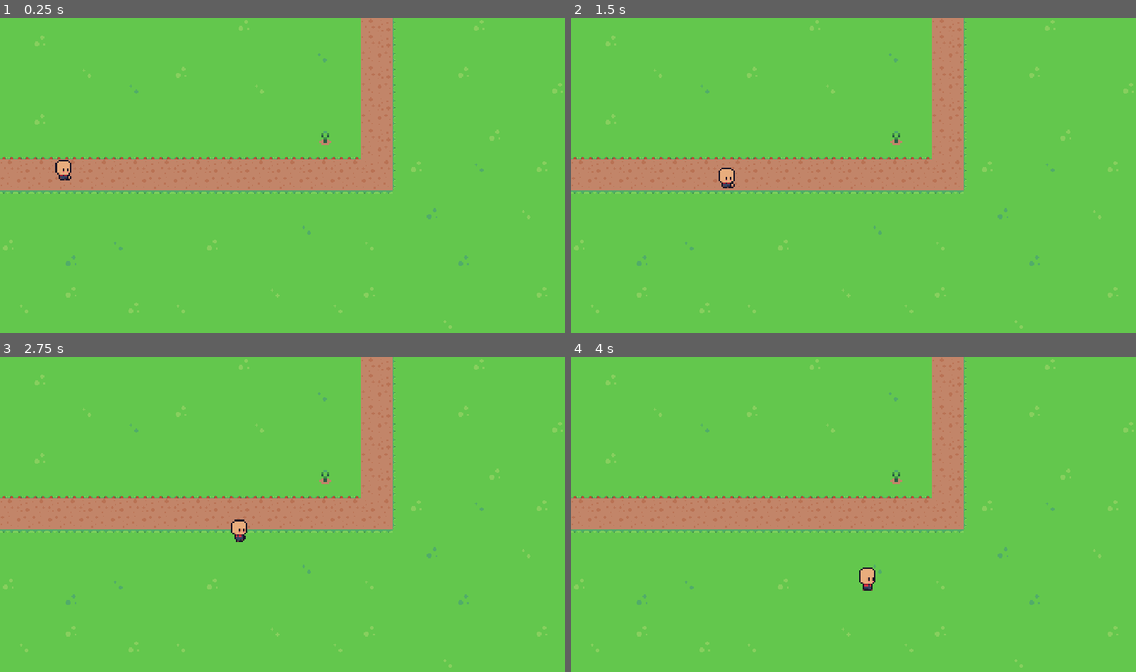
Above: before the commit, frames 1-4 (two rows, left to right).
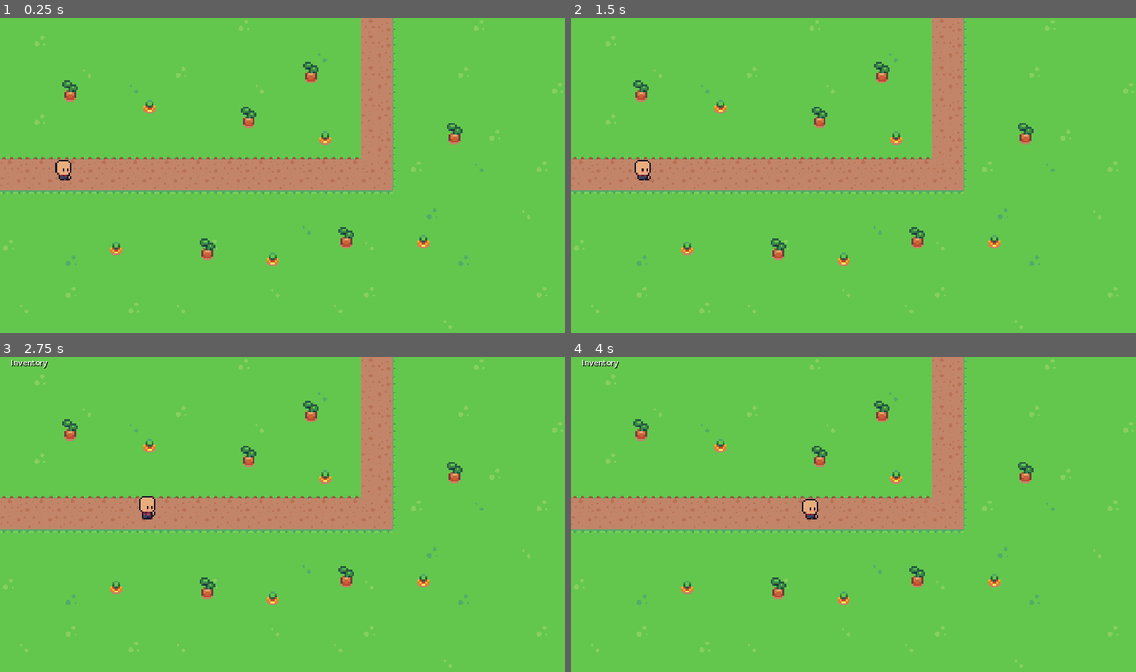
Above: after the commit, the same moments.

Repository: egreenfield323/automation-game
Game: Godot game, scene res://scenes/main.tscn
The game is run twice, just before and just after one commit, with the same random seed, the same clock (stepped at 60 frames per second) and the same inputs.
Inputs (mouse positions are in pixels of both pictures, inside the frame that each line leads up to):
- Up to frame 1 (0.25 s): no input
- Up to frame 2 (1.5 s): tap Enter at 0.5 s; move the mouse to (977, 159) at 0.52 s; tap E at 0.6, 1.35 s; click (977, 159) at 0.67 s; move the mouse to (740, 191) at 1.27 s; click (740, 191) at 1.42 s
- Up to frame 3 (2.75 s): move the mouse to (339, 445) at 2.02 s; tap E at 2.1 s; click (339, 445) at 2.17 s
- Up to frame 4 (4 s): move the mouse to (825, 580) at 2.77 s; tap E at 2.85, 3.6 s; click (825, 580) at 2.92 s; move the mouse to (1023, 564) at 3.52 s; click (1023, 564) at 3.67 s

The runs differ from the first frame. In frame 1, 1.0% of the frame differs, in the area x 11-82%, y 13-79%; in frame 2, 1.3%; in frame 3, 1.5%, in the area x 2-82%, y 0-79%; in frame 4, 1.5%.

Commit message:
add an inventory system

Diff:
--- a/project/factory-automation-game/scenes/carrot.tscn
+++ b/project/factory-automation-game/scenes/carrot.tscn
@@ -1,14 +1,16 @@
-[gd_scene load_steps=4 format=3 uid="uid://b07bjl6jx4lr2"]
+[gd_scene load_steps=5 format=3 uid="uid://b07bjl6jx4lr2"]
 
-[ext_resource type="Script" path="res://scripts/tree.gd" id="1_bexaa"]
-[ext_resource type="Texture2D" uid="uid://dlq7hvipv5aew" path="res://assets/Elements/Crops/carrot_01.png" id="1_i6577"]
+[ext_resource type="Script" path="res://scripts/carrot.gd" id="1_bexaa"]
+[ext_resource type="Texture2D" uid="uid://drrxnom1f3c8l" path="res://assets/UI/Item Images/carrot.png" id="2_h4drq"]
+[ext_resource type="Texture2D" uid="uid://cgbrrt3q4unl3" path="res://assets/Elements/Crops/carrot_02.png" id="3_u2our"]
 
 [sub_resource type="CapsuleShape2D" id="CapsuleShape2D_pgqft"]
 radius = 6.0
 height = 12.0
 
-[node name="tree" type="Node2D"]
+[node name="carrot" type="Node2D"]
 script = ExtResource("1_bexaa")
+image = ExtResource("2_h4drq")
 
 [node name="Area2D" type="Area2D" parent="."]
 scale = Vector2(4, 4)
@@ -18,6 +20,6 @@
 shape = SubResource("CapsuleShape2D_pgqft")
 
 [node name="Sprite2D" type="Sprite2D" parent="Area2D"]
-texture = ExtResource("1_i6577")
+texture = ExtResource("3_u2our")
 
 [connection signal="body_entered" from="Area2D" to="." method="_on_area_2d_body_entered"]
--- /dev/null
+++ b/project/factory-automation-game/scenes/inventory.gd
@@ -0,0 +1,11 @@
+extends Node2D
+
+
+# Called when the node enters the scene tree for the first time.
+func _ready() -> void:
+	pass # Replace with function body.
+
+
+# Called every frame. 'delta' is the elapsed time since the previous frame.
+func _process(delta: float) -> void:
+	pass
--- /dev/null
+++ b/project/factory-automation-game/scenes/inventory.tscn
@@ -0,0 +1,18 @@
+[gd_scene load_steps=2 format=3 uid="uid://ctd1n6djyccyb"]
+
+[ext_resource type="Script" path="res://scripts/inventory.gd" id="1_2n7nf"]
+
+[node name="inventory" type="Node2D"]
+script = ExtResource("1_2n7nf")
+
+[node name="VBoxContainer" type="VBoxContainer" parent="."]
+offset_left = 22.0
+offset_right = 97.0
+offset_bottom = 40.0
+
+[node name="Label" type="Label" parent="VBoxContainer"]
+layout_mode = 2
+theme_override_colors/font_shadow_color = Color(0, 0, 0, 1)
+text = "Inventory"
+horizontal_alignment = 1
+vertical_alignment = 1
--- a/project/factory-automation-game/scenes/main.tscn
+++ b/project/factory-automation-game/scenes/main.tscn
@@ -1,8 +1,12 @@
-[gd_scene load_steps=6 format=4 uid="uid://y4e32s3ekob6"]
+[gd_scene load_steps=10 format=4 uid="uid://y4e32s3ekob6"]
 
 [ext_resource type="Texture2D" uid="uid://dahd2attd7xnh" path="res://assets/Tileset/spr_tileset_sunnysideworld_16px.png" id="1_j5l3w"]
 [ext_resource type="PackedScene" uid="uid://14tx423vtq1a" path="res://scenes/character.tscn" id="2_or1ic"]
 [ext_resource type="PackedScene" uid="uid://b07bjl6jx4lr2" path="res://scenes/carrot.tscn" id="3_jjdwi"]
+[ext_resource type="PackedScene" uid="uid://ctd1n6djyccyb" path="res://scenes/inventory.tscn" id="4_3yd7a"]
+[ext_resource type="Script" path="res://scripts/items.gd" id="5_bpiaf"]
+[ext_resource type="PackedScene" uid="uid://u22ylldnhnbl" path="res://scenes/potato.tscn" id="6_52h10"]
+[ext_resource type="Texture2D" uid="uid://cxan02lvp4wl8" path="res://assets/Elements/Crops/potato_05.png" id="7_r77l4"]
 
 [sub_resource type="TileSetAtlasSource" id="TileSetAtlasSource_rk0m0"]
 texture = ExtResource("1_j5l3w")
@@ -1757,8 +1761,51 @@
 tile_map_data = PackedByteArray("AAAAAAAAAAACAAEAAAABAAAAAAACAAEAAAACAAAAAAACAAEAAAADAAAAAAACAAEAAAAEAAAAAAACAAEAAAAFAA …(12016 unchanged characters)…
 tile_set = SubResource("TileSet_aih7b")
 
-[node name="CharacterBody2D" parent="." instance=ExtResource("2_or1ic")]
+[node name="Player" parent="." instance=ExtResource("2_or1ic")]
+
+[node name="inventory" parent="." instance=ExtResource("4_3yd7a")]
+visible = false
+
+[node name="items" type="Node2D" parent="."]
+script = ExtResource("5_bpiaf")
 carrot = ExtResource("3_jjdwi")
+potato = ExtResource("6_52h10")
 
-[node name="carrot" parent="." instance=ExtResource("3_jjdwi")]
+[node name="carrot" parent="items" instance=ExtResource("3_jjdwi")]
 position = Vector2(663, 245)
+
+[node name="carrot2" parent="items" instance=ExtResource("3_jjdwi")]
+position = Vector2(556, 492)
+
+[node name="carrot3" parent="items" instance=ExtResource("3_jjdwi")]
+position = Vector2(305, 181)
+
+[node name="carrot4" parent="items" instance=ExtResource("3_jjdwi")]
+position = Vector2(237, 470)
+
+[node name="carrot5" parent="items" instance=ExtResource("3_jjdwi")]
+position = Vector2(863, 456)
+
+[node name="potato" parent="items" instance=ExtResource("6_52h10")]
+position = Vector2(423, 472)
+image = ExtResource("7_r77l4")
+
+[node name="potato2" parent="items" instance=ExtResource("6_52h10")]
+position = Vector2(507, 203)
+image = ExtResource("7_r77l4")
+
+[node name="potato3" parent="items" instance=ExtResource("6_52h10")]
+position = Vector2(706, 448)
+image = ExtResource("7_r77l4")
+
+[node name="potato4" parent="items" instance=ExtResource("6_52h10")]
+position = Vector2(927, 236)
+image = ExtResource("7_r77l4")
+
+[node name="potato5" parent="items" instance=ExtResource("6_52h10")]
+position = Vector2(634, 111)
+image = ExtResource("7_r77l4")
+
+[node name="potato6" parent="items" instance=ExtResource("6_52h10")]
+position = Vector2(143, 149)
+image = ExtResource("7_r77l4")
--- /dev/null
+++ b/project/factory-automation-game/scenes/potato.tscn
@@ -0,0 +1,25 @@
+[gd_scene load_steps=5 format=3 uid="uid://u22ylldnhnbl"]
+
+[ext_resource type="Script" path="res://scripts/potato.gd" id="1_bmvi2"]
+[ext_resource type="Texture2D" uid="uid://cxan02lvp4wl8" path="res://assets/Elements/Crops/potato_05.png" id="2_64dnh"]
+[ext_resource type="Texture2D" uid="uid://cx5ls44rlmo8h" path="res://assets/Elements/Crops/potato_03.png" id="3_yvtbn"]
+
+[sub_resource type="CapsuleShape2D" id="CapsuleShape2D_pgqft"]
+radius = 6.0
+height = 12.0
+
+[node name="potato" type="Node2D"]
+script = ExtResource("1_bmvi2")
+image = ExtResource("2_64dnh")
+
+[node name="Area2D" type="Area2D" parent="."]
+scale = Vector2(4, 4)
+metadata/_edit_group_ = true
+
+[node name="CollisionShape2D" type="CollisionShape2D" parent="Area2D"]
+shape = SubResource("CapsuleShape2D_pgqft")
+
+[node name="Sprite2D" type="Sprite2D" parent="Area2D"]
+texture = ExtResource("3_yvtbn")
+
+[connection signal="body_entered" from="Area2D" to="." method="_on_area_2d_body_entered"]
--- /dev/null
+++ b/project/factory-automation-game/scripts/carrot.gd
@@ -0,0 +1,18 @@
+extends Node2D
+
+var item_data: Dictionary = {}
+@export var image: Texture
+
+func _ready():
+	item_data = {
+		"name": "Carrot",
+		"image": image,
+	}
+
+func _on_area_2d_body_entered(body: Node2D) -> void:
+	if body is CharacterBody2D:
+		if item_data:
+			body.add_to_inventory(item_data)
+		else:
+			push_error("Item did not have any data")
+		queue_free()
--- /dev/null
+++ b/project/factory-automation-game/scripts/inventory.gd
@@ -0,0 +1,42 @@
+extends Node2D
+
+var inventory: Array = []
+
+var item_buttons: Array = []
+
+func _ready() -> void:
+	update_inventory_ui()
+
+func add_item(item_data: Dictionary) -> void:
+	inventory.append(item_data)
+	update_inventory_ui()
+
+func remove_item(item_index: int) -> void:
+	if item_index >= 0 and item_index < inventory.size():
+		inventory.remove_at(item_index)
+		update_inventory_ui()
+
+func update_inventory_ui() -> void:
+	for button in item_buttons:
+		button.queue_free()
+
+	item_buttons.clear()
+
+	for index in range(inventory.size()):
+		var item = inventory[index]
+		var button = Button.new()
+		button.text = " "
+		button.pressed.connect(Callable(self, "_on_item_button_pressed").bind(item, index))
+
+		button.icon = item["image"]
+		button.icon_alignment = HORIZONTAL_ALIGNMENT_CENTER
+		button.expand_icon = true
+
+		$VBoxContainer.add_child(button)
+		item_buttons.append(button)
+
+func _on_item_button_pressed(item_data: Dictionary, item_index: int) -> void:
+	var player = $"../Player"
+	player.selected_item = item_data["item"]
+	player.is_placing = true
+	remove_item(item_index)
--- /dev/null
+++ b/project/factory-automation-game/scripts/items.gd
@@ -0,0 +1,4 @@
+extends Node2D
+
+@export var carrot: PackedScene
+@export var potato: PackedScene
--- a/project/factory-automation-game/scripts/player.gd
+++ b/project/factory-automation-game/scripts/player.gd
@@ -6,13 +6,16 @@
 var current_axis: String = ""
 var last_direction: int = 1
 
-var has_carrot = false
-var is_moving = false
+var selected_item: Resource = null
+var is_placing: bool = false
+var is_in_inventory: bool = false
 
-@export var carrot: Resource
+var is_moving: bool = false
+
+@onready var inventory_ui = $"../inventory"
 
 func _physics_process(delta: float) -> void:
-	if not has_carrot:
+	if not is_placing and not is_in_inventory:
 		if current_axis:
 			# Move horizontally
 			if current_axis == "x" and abs(target_position.x - global_position.x) > 5.0:
@@ -45,14 +48,18 @@
 
 func _input(event: InputEvent) -> void:
 	if event is InputEventMouseButton and event.pressed:
-		if not has_carrot:
+		if is_placing and selected_item:
+			# Place the selected item
+			_place_item_at(event.position)
+			is_placing = false
+			selected_item = null
+		elif not is_placing and not is_in_inventory:
+			# Set target position for movement
 			target_position = event.position
 			current_axis = "x" if abs(target_position.x - global_position.x) > abs(target_position.y - global_position.y) else "y"
-		elif has_carrot:
-			has_carrot = false
-			_place_carrot_at(event.position)
-			current_axis = ""
-			target_position = global_position
+	elif event is InputEventKey:
+		if event.keycode == KEY_E and event.pressed:
+			_toggle_inventory()
 
 func _switch_axis() -> void:
 	if current_axis == "x" and abs(target_position.y - global_position.y) > 5.0:
@@ -68,12 +75,38 @@
 		scale.x = -scale.x
 		last_direction = direction
 
-func _enter_carrot_mode():
-	has_carrot = true
-	$AnimationTree['parameters/conditions/walk'] = false
-	$AnimationTree['parameters/conditions/idle'] = true
+# This function now delegates adding items to the inventory UI
+func add_to_inventory(item_data: Dictionary) -> void:
+	if inventory_ui:
+		match item_data["name"]:
+			"Carrot":
+				item_data = {
+					"name": item_data["name"],
+					"image": item_data["image"],
+					"item": $"../items".carrot
+				}
+			"Potato":
+				item_data = {
+					"name": item_data["name"],
+					"image": item_data["image"],
+					"item": $"../items".potato
+				}
+		inventory_ui.add_item(item_data)
+	else:
+		push_error("Inventory UI not found!")
 
-func _place_carrot_at(position: Vector2) -> void:
-	var carrot_instance = carrot.instantiate()
-	get_parent().add_child(carrot_instance)
-	carrot_instance.position = position
+# Toggle the visibility of the inventory
+func _toggle_inventory() -> void:
+	if inventory_ui:
+		inventory_ui.visible = !inventory_ui.visible
+		is_in_inventory = !is_in_inventory
+
+func _place_item_at(position: Vector2) -> void:
+	if selected_item:
+		var item_instance = selected_item.instantiate()
+		$"../items".add_child(item_instance)
+		item_instance.position = position
+		var item_index = inventory_ui.inventory.find(selected_item)
+
+		if item_index != -1:
+			inventory_ui.remove_item(item_index)
--- /dev/null
+++ b/project/factory-automation-game/scripts/potato.gd
@@ -0,0 +1,18 @@
+extends Node2D
+
+var item_data: Dictionary = {}
+@export var image: Texture
+
+func _ready():
+	item_data = {
+		"name": "Potato",
+		"image": image,
+	}
+
+func _on_area_2d_body_entered(body: Node2D) -> void:
+	if body is CharacterBody2D:
+		if item_data:
+			body.add_to_inventory(item_data)
+		else:
+			push_error("Item did not have any data")
+		queue_free()
--- a/project/factory-automation-game/scripts/tree.gd
+++ /dev/null
@@ -1,8 +0,0 @@
-extends Node2D
-
-func _on_area_2d_body_entered(body: Node2D) -> void:
-	if body is CharacterBody2D:
-		body.has_carrot = true
-		queue_free()
-
-	pass # Replace with function body.
Binary file added: project/factory-automation-game/assets/UI/Item Images/carrot.png
Not shown, added: project/factory-automation-game/assets/UI/Item Images/carrot.png.import
